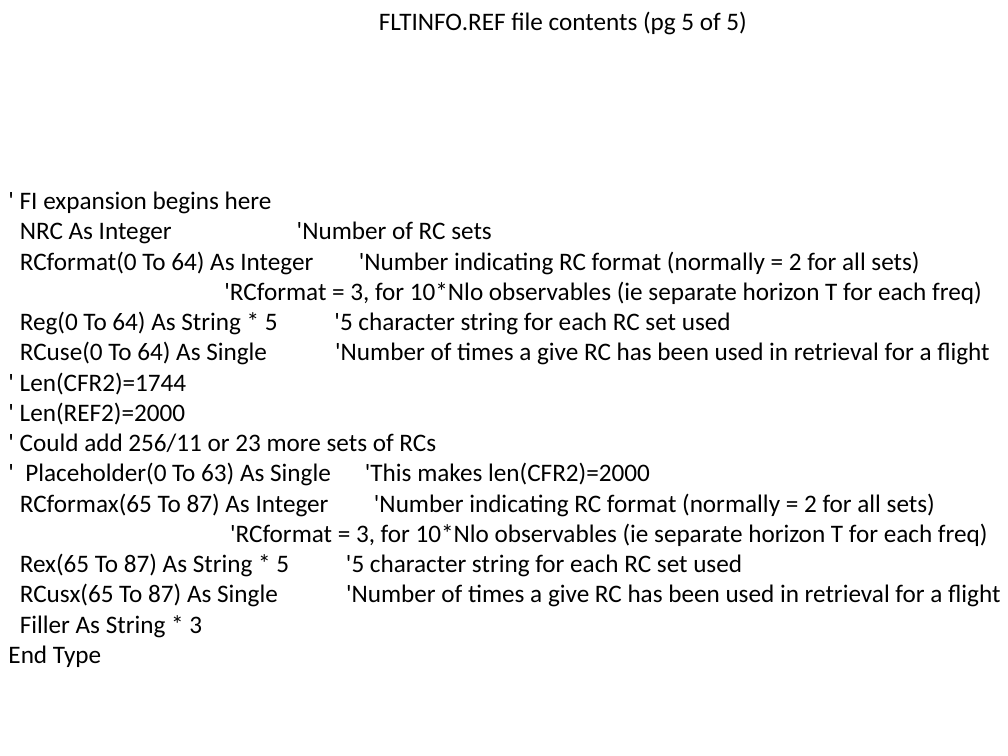
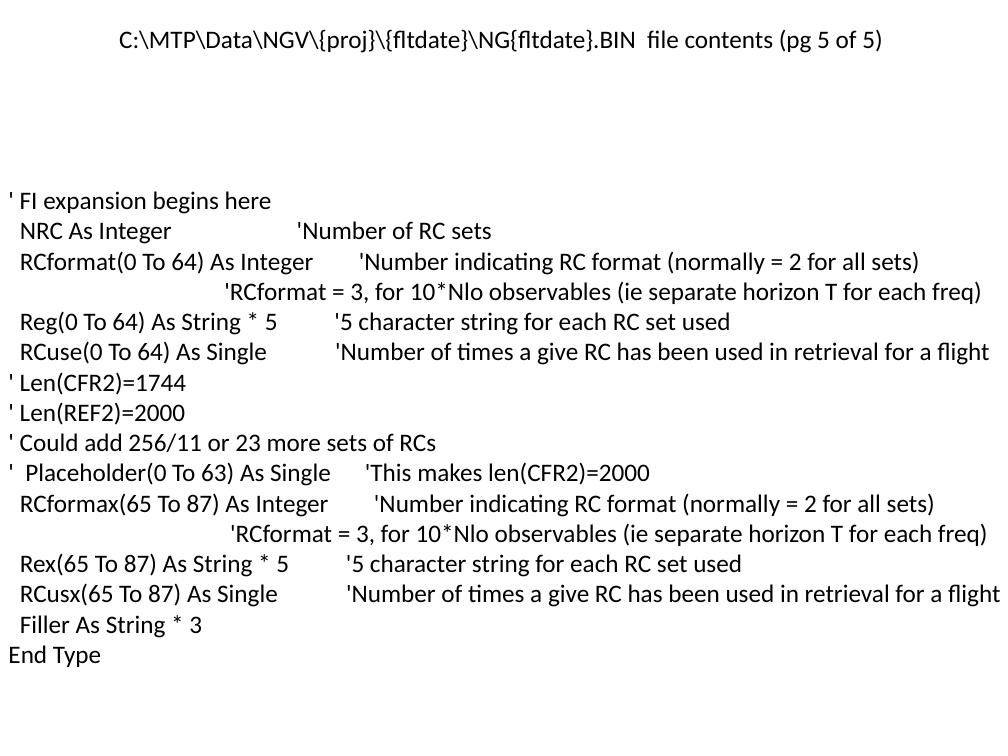
Before and after one commit to NCAR/nimbus, a slide deck: slide 7 of instruments/mtp/doc/MTP-DFD.pptx (slide 13 before the commit). Drawn at 1008x756 pixels with LibreOffice and Linux fonts; fonts in the diff are those of the drawing. Boxes give left, top, right and bottom in pixels: in the first picture for what was removed or moved away, otherwise in the second. Text is boxed around its words. In the diff, an @@ line names an element or a change of style, - is before the commit and + after.

```diff
--- a/instruments/mtp/doc/MTP-DFD.pptx
+++ b/instruments/mtp/doc/MTP-DFD.pptx
@@ text at <box>119,29,882,53</box>: text changed @@
-FLTINFO.REF file contents (pg 5 of 5)
+C:\MTP\Data\NGV\{proj}\{fltdate}\NG{fltdate}.BIN file contents (pg 5 of 5)
```
Also in this commit, not shown: 10 other slides changed, 6 slides removed.
